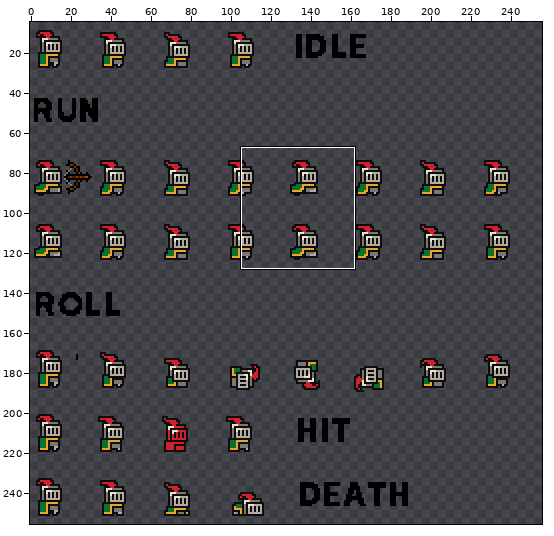
One commit to this sprite sheet: assets/sprites/knight-bow.png. Above: a wide view before the commit, with the close-up outlined.
Close-up. Before the commit:
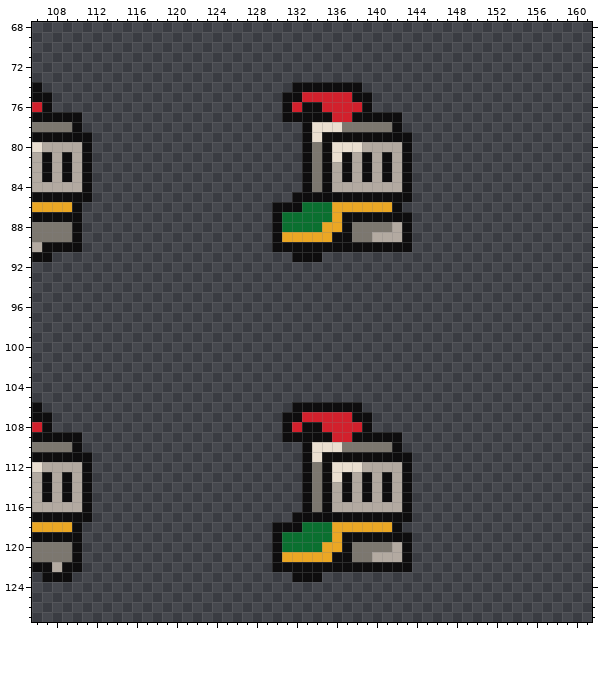
The file is 256x256 pixels. Shown: x 106..161, y 68..127. The old version is drawn lined up with the new one. The wide view leaves out empty margins. The commit also changed other parts of the picture, which this record leaves out.
The result:
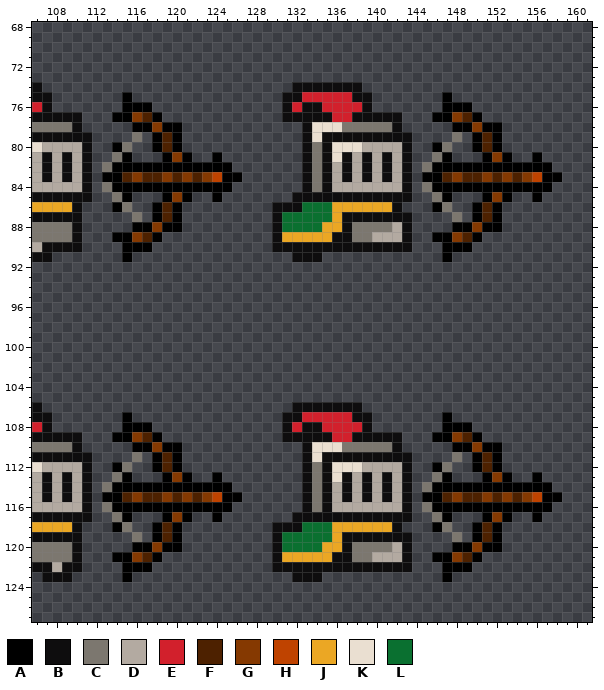
Palette (. is transparent): A #000000  B #0e0d0e  C #7c776f  D #b3aaa1  E #d2202c  F #4d2100  G #853901  H #bf4300  J #eba724  K #eadfd1  L #0a7030
Edits made:
whole drawing moved by -6,+0 (the old picture is shown already moved)
@@ x 106..161 @@
  74 B.........................BBBBBBB.......................
- 75 BB.......................BBEEEEEBB......................
- 76 EB.......................BEBBEEEEB......................
- 77 BBBBB....................BBBBBEEBBBBB...................
- 78 CCCCB......................BKKKCCCCCB...................
- 79 BBBBBB.....................BKBBBBBBBBB..................
- 80 KDDDDB.....................BCBKKKDDDDB..................
- 81 DBDBDB.....................BCBKBDBDBDB..................
- 82 DBDBDB.....................BCBDBDBDBDB..................
- 83 DBDBDB.....................BCBDBDBDBDB..................
- 84 DDDDDB.....................BCBDDDDDDDB..................
- 85 BBBBBB....................BBBBBBBBBBBB..................
- 86 JJJJB...................BBBLLLJJJJJJB...................
- 87 BBBBB...................BLLLLLJBBBBBBB..................
- 88 CCCCB...................BLLLLJJBCCCCDB..................
- 89 CCCCB...................BJJJJJBBCCDDDB..................
- 90 DBBBB...................BBBBBBBBBBBBBB..................
- 91 BB........................BBB...........................
+ 75 BB.......A...............BBEEEEEBB.......A..............
+ 76 EB.......AAA.............BEBBEEEEB.......AAA............
+ 77 BBBBB...AAGFA............BBBBBEEBBBBB...AAGFA...........
+ 78 CCCCB.....AAGAA............BKKKCCCCCB.....AAGAA.........
+ 79 BBBBBB....C.AFA............BKBBBBBBBBB....C.AFA.........
+ 80 KDDDDB..AC..AFA............BCBKKKDDDDB..AC..AFA.........
+ 81 DBDBDB..CA...AGA..A........BCBKBDBDBDB..CA...AGA..A.....
+ 82 DBDBDB.CAAAAAAAAAAAA.......BCBDBDBDBDB.CAAAAAAAAAAAA....
+ 83 DBDBDB.AAFGFFGFGFGHAA......BCBDBDBDBDB.AAFGFFGFGFGHAA...
+ 84 DDDDDB.CAAAAAAAAAAAA.......BCBDDDDDDDB.CAAAAAAAAAAAA....
+ 85 BBBBBB..CA...AGA..A.......BBBBBBBBBBBB..CA...AGA..A.....
+ 86 JJJJB...AC..AFA.........BBBLLLJJJJJJB...AC..AFA.........
+ 87 BBBBB.....C.AFA.........BLLLLLJBBBBBBB....C.AFA.........
+ 88 CCCCB.....AAGAA.........BLLLLJJBCCCCDB....AAGAA.........
+ 89 CCCCB...AAGFA...........BJJJJJBBCCDDDB..AAGFA...........
+ 90 DBBBB....AAA............BBBBBBBBBBBBBB...AAA............
+ 91 BB.......A................BBB............A..............
  92 ........................................................
@@ x 106..161 @@
 106 B.........................BBBBBBB.......................
-107 BB.......................BBEEEEEBB......................
-108 EB.......................BEBBEEEEB......................
-109 BBBBB....................BBBBBEEBBBBB...................
-110 CCCCB......................BKKKCCCCCB...................
-111 BBBBBB.....................BKBBBBBBBBB..................
-112 KDDDDB.....................BCBKKKDDDDB..................
-113 DBDBDB.....................BCBKBDBDBDB..................
-114 DBDBDB.....................BCBDBDBDBDB..................
-115 DBDBDB.....................BCBDBDBDBDB..................
-116 DDDDDB.....................BCBDDDDDDDB..................
-117 BBBBBB....................BBBBBBBBBBBB..................
-118 JJJJB...................BBBLLLJJJJJJB...................
-119 BBBBB...................BLLLLLJBBBBBBB..................
-120 CCCCB...................BLLLLJJBCCCCDB..................
-121 CCCCB...................BJJJJJBBCCDDDB..................
-122 BBDBB...................BBBBBBBBBBBBBB..................
-123 .BBB......................BBB...........................
+107 BB.......A...............BBEEEEEBB.......A..............
+108 EB.......AAA.............BEBBEEEEB.......AAA............
+109 BBBBB...AAGFA............BBBBBEEBBBBB...AAGFA...........
+110 CCCCB.....AAGAA............BKKKCCCCCB.....AAGAA.........
+111 BBBBBB....C.AFA............BKBBBBBBBBB....C.AFA.........
+112 KDDDDB..AC..AFA............BCBKKKDDDDB..AC..AFA.........
+113 DBDBDB..CA...AGA..A........BCBKBDBDBDB..CA...AGA..A.....
+114 DBDBDB.CAAAAAAAAAAAA.......BCBDBDBDBDB.CAAAAAAAAAAAA....
+115 DBDBDB.AAFGFFGFGFGHAA......BCBDBDBDBDB.AAFGFFGFGFGHAA...
+116 DDDDDB.CAAAAAAAAAAAA.......BCBDDDDDDDB.CAAAAAAAAAAAA....
+117 BBBBBB..CA...AGA..A.......BBBBBBBBBBBB..CA...AGA..A.....
+118 JJJJB...AC..AFA.........BBBLLLJJJJJJB...AC..AFA.........
+119 BBBBB.....C.AFA.........BLLLLLJBBBBBBB....C.AFA.........
+120 CCCCB.....AAGAA.........BLLLLJJBCCCCDB....AAGAA.........
+121 CCCCB...AAGFA...........BJJJJJBBCCDDDB..AAGFA...........
+122 BBDBB....AAA............BBBBBBBBBBBBBB...AAA............
+123 .BBB.....A................BBB............A..............
 124 ........................................................
